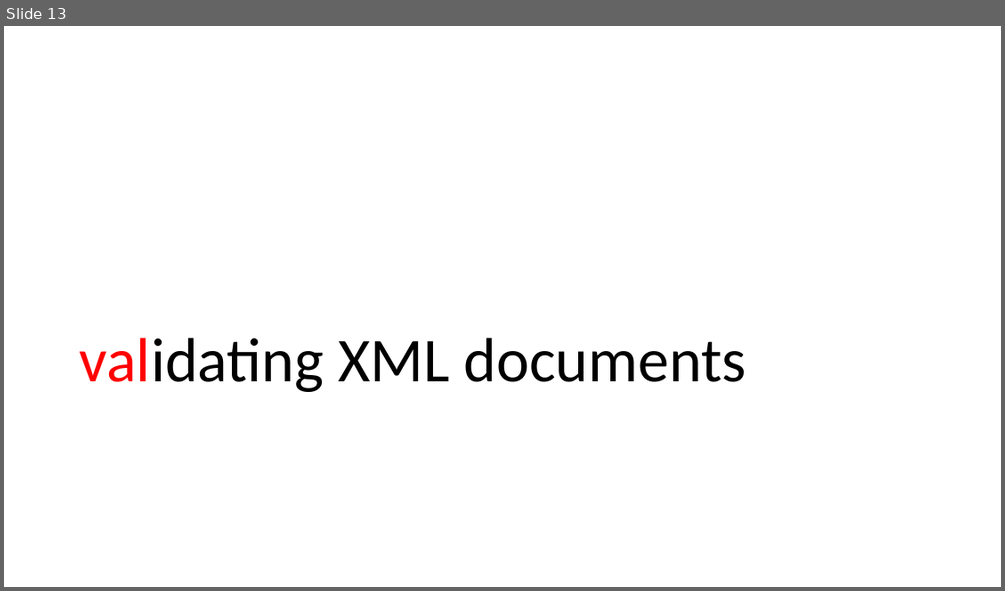
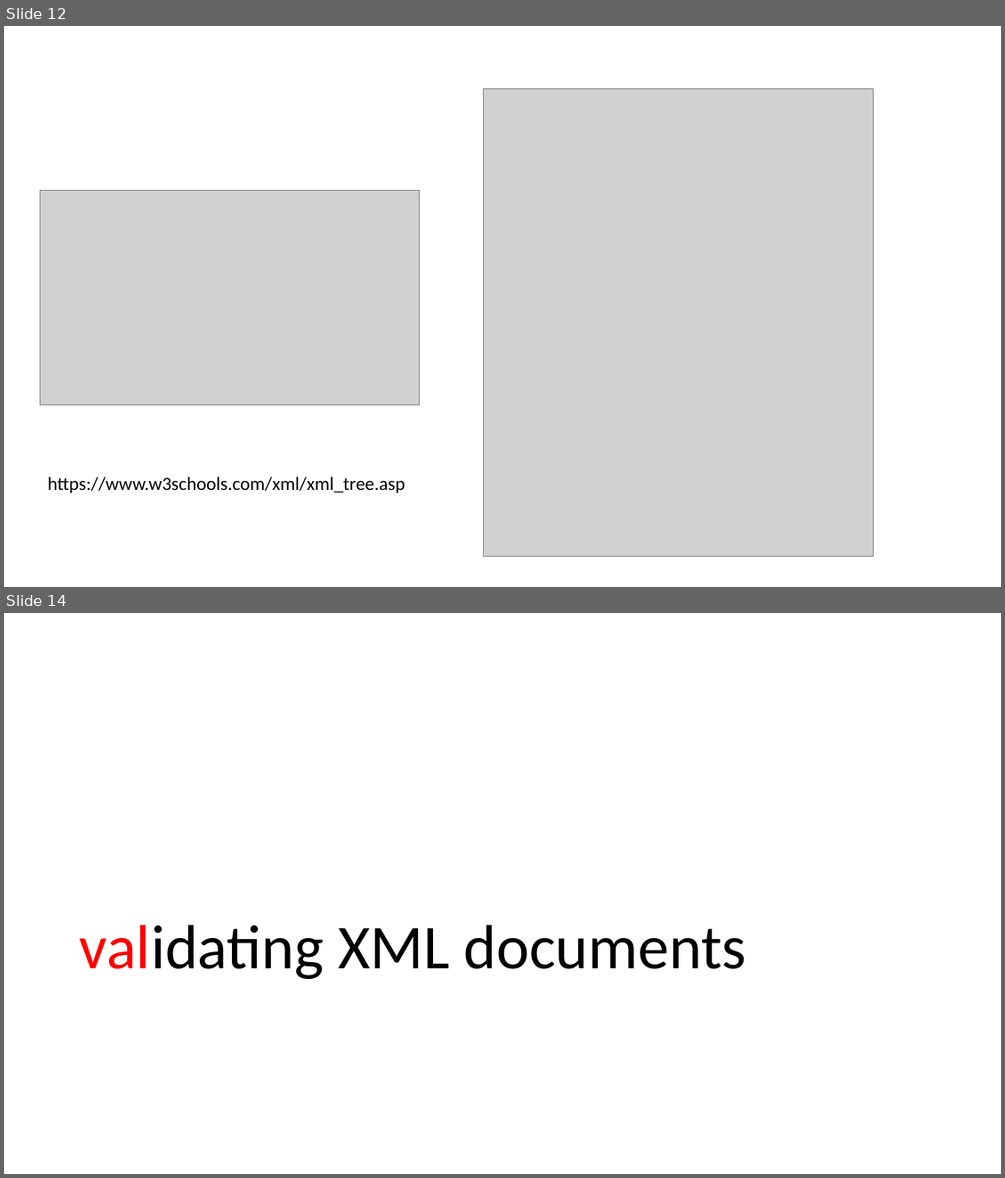
Before and after one commit to frankwxu/digital-forensics-lab, a slide deck: NIST_Data_Leakage_Case/NIST_Data_Leakage_02._WinEvt_XML.pptx. Shown one above the other, each under a label of ours: slide 13 before the commit, slides 12 and 14 after it; the slides between them are not shown. The pictures are 1005x591 and 1005x1178 pixels, drawn with LibreOffice and Linux fonts; fonts in the diff are those of the drawing; grey boxes stand for pictures; background and template pictures are left out. Boxes give left, top, right and bottom in pixels: in the first picture for what was removed or moved away, otherwise in the second. Text is boxed around its words. In the diff, an @@ line names an element or a change of style, - is before the commit and + after.

```diff
--- a/NIST_Data_Leakage_Case/NIST_Data_Leakage_02._WinEvt_XML.pptx
+++ b/NIST_Data_Leakage_Case/NIST_Data_Leakage_02._WinEvt_XML.pptx
@@ slide 12 added at <box>4,26,1001,587</box>, background #FFFFFF @@
@@ picture added at <box>484,88,874,556</box> @@
@@ picture added at <box>40,191,419,404</box> @@
@@ text added at <box>48,476,405,493</box>, 18 pt, text #000000 @@
+https://www.w3schools.com/xml/xml_tree.asp
@@ what was slide 13 is now slide 14 @@
```
Also in this commit, not shown: 3 slides changed, 1 other slide added, 1 slide removed, 9 other files.
